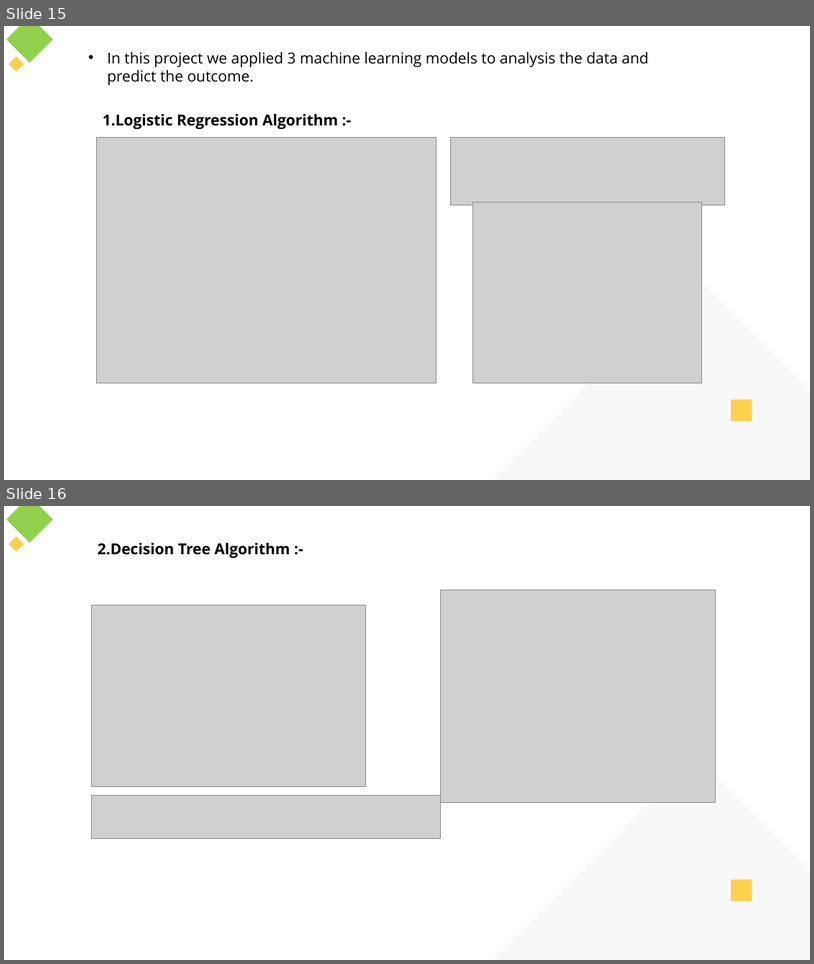
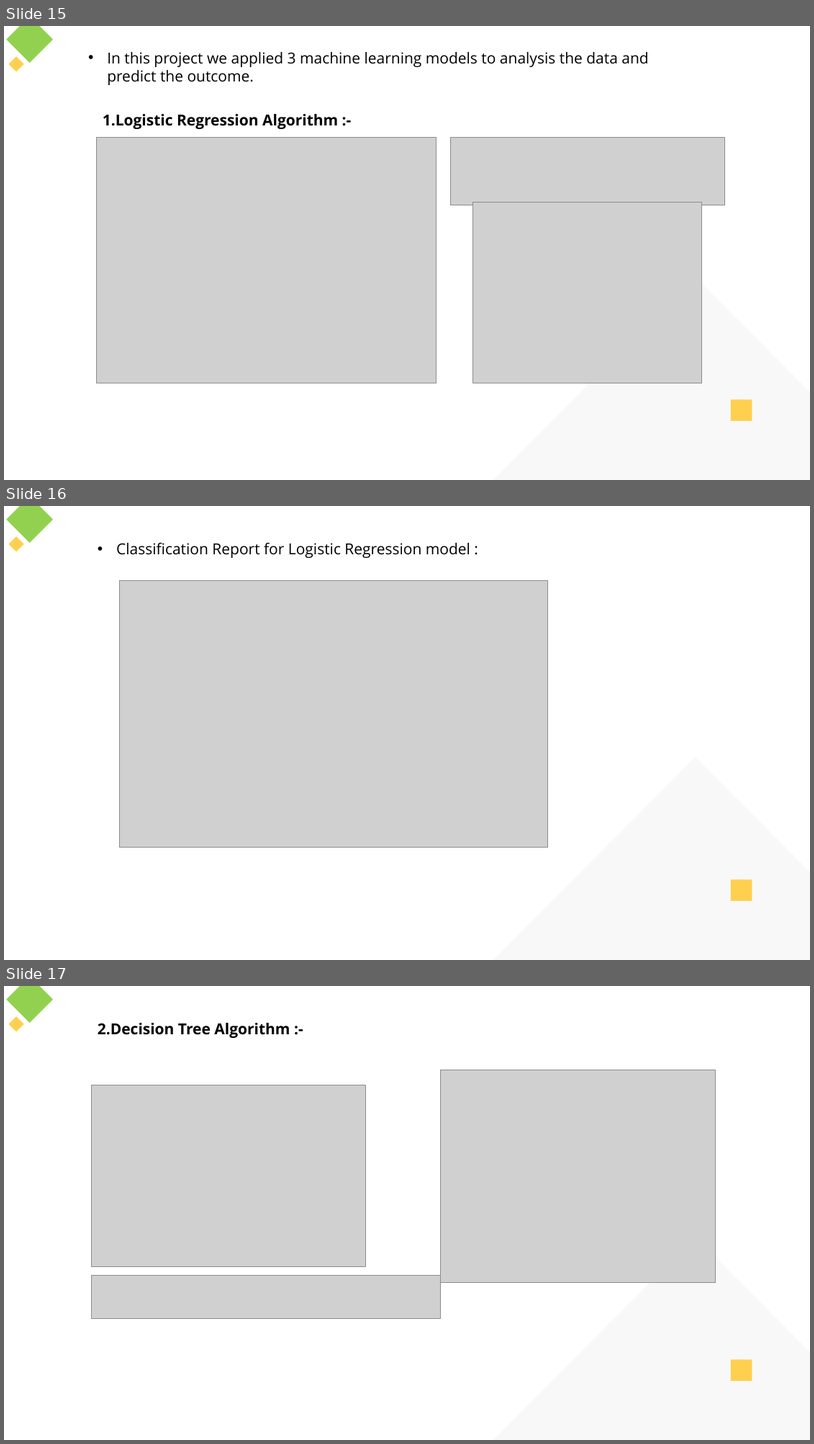
Before and after one commit to ayushrathi2138/Heart-Attack-Analysis-And-Prediction, a slide deck: Final_Project_Presentation.pptx. Shown one above the other, each under a label of ours: slides 15 and 16 before the commit, slides 15, 16 and 17 after it. The pictures are 814x964 and 814x1444 pixels, drawn with LibreOffice and Linux fonts; fonts in the diff are those of the drawing; grey boxes stand for pictures. Boxes give left, top, right and bottom in pixels: in the first picture for what was removed or moved away, otherwise in the second. Text is boxed around its words. In the diff, an @@ line names an element or a change of style, - is before the commit and + after.

```diff
--- a/Final_Project_Presentation.pptx
+++ b/Final_Project_Presentation.pptx
@@ slide 16 added at [4, 506, 810, 960], background #FFFFFF @@
@@ diamond added at [6, 506, 53, 543], fill #92D14F @@
@@ diamond added at [9, 536, 24, 551], fill #FFD04F @@
@@ text added at [116, 543, 471, 558], 18 pt, text #000000 @@
+• Classification Report for Logistic Regression model :
@@ picture added at [119, 581, 548, 847] @@
@@ freeform shape added at [494, 757, 810, 960], fill #F2F2F2 at 50% opacity @@
@@ rectangle added at [731, 879, 752, 901], fill #FFD04F @@
@@ what was slide 16 is now slide 17 @@
```
Also in this commit, not shown: 2 other slides added, 2 other files.
